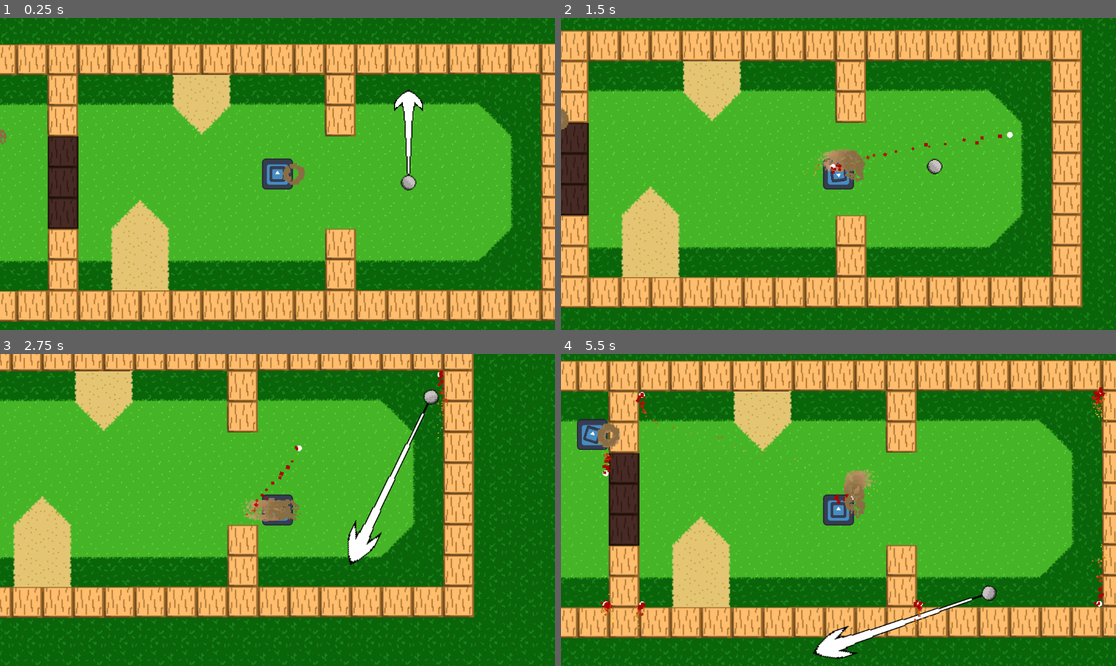
Above: before the commit, frames 1-4 (two rows, left to right).
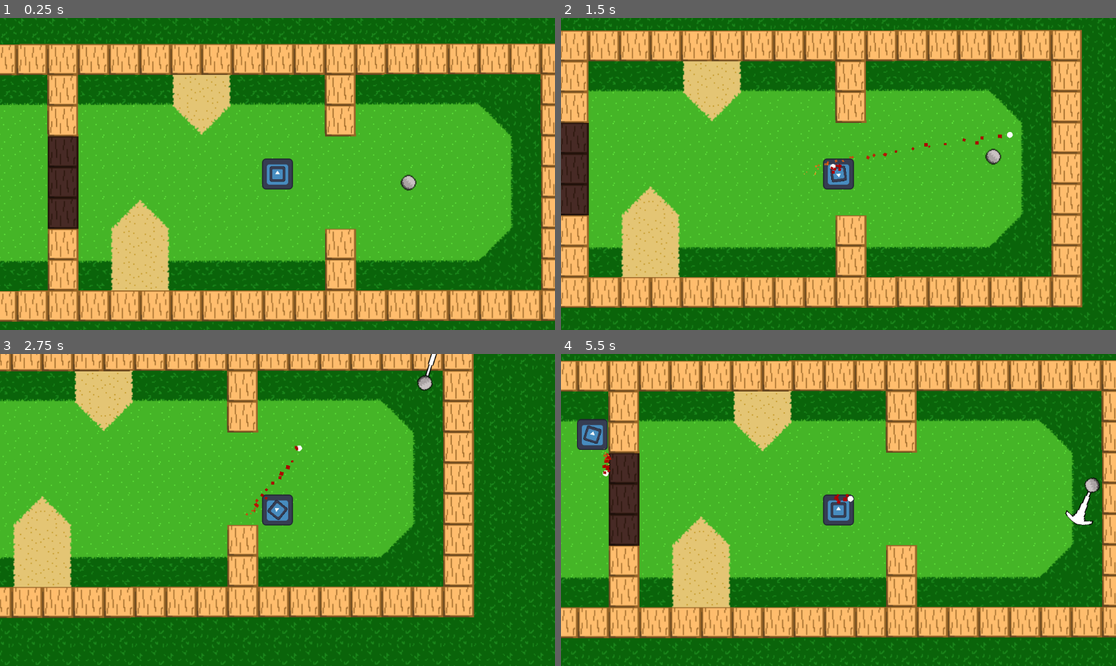
Above: after the commit, the same moments.

Repository: Sabertooth-Software/Bunker-Buster
Game: Godot game, scene res://Scenes/Levels/GolfTiles.tscn
The game is run twice, just before and just after one commit, with the same random seed, the same clock (stepped at 60 frames per second) and the same inputs. The engine's default icon, where the game draws it, is replaced by a stand-in: a white triangle on a blue panel in a dark square.
Inputs (mouse positions are in pixels of both pictures, inside the frame that each line leads up to):
- Up to frame 1 (0.25 s): no input
- Up to frame 2 (1.5 s): move the mouse to (960, 158) at 0.52 s; press the mouse at (960, 158) at 0.53 s; hold Right (right) 0.53-1.28 s; tap Space (shoot) at 0.8, 1.35 s; move the mouse to (727, 189) at 1.27 s; release the mouse at (727, 189) at 1.28 s; hold S (down) from 1.28 s (still down)
- Up to frame 3 (2.75 s): click (166, 525) at 1.55 s; move the mouse to (333, 441) at 2.02 s; release S (down) at 2.03 s; press the mouse at (333, 441) at 2.03 s; hold Right (right) from 2.03 s (still down); tap Space (shoot) at 2.3 s
- Up to frame 4 (5.5 s): move the mouse to (810, 572) at 2.77 s; release Right (right) at 2.78 s; release the mouse at (810, 572) at 2.78 s; hold Up (up) 2.78-3.53 s; tap Space (shoot) at 2.85, 3.8, 4.35, 5.3 s; click (810, 572) at 3.05 s; move the mouse to (1005, 556) at 3.52 s; press the mouse at (1005, 556) at 3.53 s; hold A (left) 3.53-5.03 s; move the mouse to (672, 463) at 4.27 s; release the mouse at (672, 463) at 4.28 s; click (672, 463) at 4.55 s; move the mouse to (866, 510) at 5.02 s; press the mouse at (866, 510) at 5.03 s; hold S (down) from 5.03 s (still down)

The runs differ from the first frame. In frame 1, 0.7% of the frame differs, in the area x 0-77%, y 22-54%; in frame 2, 0.8%; in frame 3, 1.9%; in frame 4, 2.6%, in the area x 6-100%, y 10-98%.

Commit message:
Arrow (#18)
* Arrow size

* Slow down

Diff:
--- a/Scenes/Bullet.tscn
+++ b/Scenes/Bullet.tscn
@@ -26,3 +26,9 @@
 mesh = SubResource("SphereMesh_plxgq")
 
 [node name="GPUParticles2D" parent="." instance=ExtResource("2_qjgw2")]
+
+[node name="Timer" type="Timer" parent="."]
+one_shot = true
+autostart = true
+
+[connection signal="timeout" from="Timer" to="." method="_on_timer_timeout"]
--- a/Scenes/Characters/player_tank.tscn
+++ b/Scenes/Characters/player_tank.tscn
@@ -6,7 +6,7 @@
 
 [node name="PlayerTank" instance=ExtResource("1_7d4p6")]
 collision_layer = 2
-collision_mask = 373
+collision_mask = 31
 script = ExtResource("1_yis1o")
 bullet = ExtResource("2_47anu")
 Speed = 70.0
--- a/Scenes/Characters/tank.tscn
+++ b/Scenes/Characters/tank.tscn
@@ -1,10 +1,12 @@
-[gd_scene load_steps=7 format=3 uid="uid://dfp2wtw5do8m7"]
+[gd_scene load_steps=9 format=3 uid="uid://dfp2wtw5do8m7"]
 
 [ext_resource type="Script" path="res://Scripts/Characters/Tank.gd" id="1_lnctx"]
 [ext_resource type="PackedScene" uid="uid://dhm8qd71af8hh" path="res://Scenes/Components/shooting_component.tscn" id="2_1hq3u"]
 [ext_resource type="Texture2D" uid="uid://vd7ap2v7wpfb" path="res://icon.svg" id="4_nunnb"]
 [ext_resource type="PackedScene" uid="uid://2dq276mqwnck" path="res://Scenes/Components/terrain_detector.tscn" id="4_w5nxv"]
 [ext_resource type="PackedScene" uid="uid://pcnyw7nwpaqa" path="res://Scenes/Components/TerrainParticleSpawner.tscn" id="5_wqme0"]
+[ext_resource type="PackedScene" uid="uid://4ea6nld8exji" path="res://Assets/Particles/hit_sand.tscn" id="6_5xvq7"]
+[ext_resource type="PackedScene" uid="uid://oolwahoot7m1" path="res://Assets/Particles/hole.tscn" id="7_13mp1"]
 
 [sub_resource type="RectangleShape2D" id="RectangleShape2D_sin31"]
 size = Vector2(32, 32)
@@ -34,6 +36,11 @@
 [node name="TerrainDetector" parent="." instance=ExtResource("4_w5nxv")]
 
 [node name="TerrainParticleSpawner" parent="." instance=ExtResource("5_wqme0")]
+terrain_map = {
+1: ExtResource("6_5xvq7"),
+2: ExtResource("7_13mp1"),
+3: ExtResource("6_5xvq7")
+}
 
 [connection signal="terrain_changed" from="TerrainDetector" to="." method="_on_terrain_detector_terrain_changed"]
 [connection signal="terrain_changed" from="TerrainDetector" to="TerrainParticleSpawner" method="_on_terrain_detector_terrain_changed"]
--- a/Scenes/Objects/golf_ball.tscn
+++ b/Scenes/Objects/golf_ball.tscn
@@ -1,13 +1,9 @@
-[gd_scene load_steps=8 format=3 uid="uid://7sckx3547nbi"]
+[gd_scene load_steps=7 format=3 uid="uid://7sckx3547nbi"]
 
 [ext_resource type="Texture2D" uid="uid://du2t4ebdidyeu" path="res://Assets/GolfBall.png" id="1_gpgr6"]
 [ext_resource type="Script" path="res://Scripts/Objects/golf_ball.gd" id="1_ka2a0"]
 [ext_resource type="Texture2D" uid="uid://7cevmelgguli" path="res://Assets/ArrowSprite.png" id="2_5yyv5"]
 [ext_resource type="PackedScene" uid="uid://2dq276mqwnck" path="res://Scenes/Components/terrain_detector.tscn" id="3_vy7mc"]
-
-[sub_resource type="PhysicsMaterial" id="PhysicsMaterial_ncb5b"]
-rough = true
-bounce = 1.0
 
 [sub_resource type="CircleShape2D" id="CircleShape2D_yno2n"]
 radius = 41.2689
@@ -16,18 +12,25 @@
 radius = 8.75
 
 [node name="GolfBall" type="RigidBody2D"]
-collision_layer = 16
-physics_material_override = SubResource("PhysicsMaterial_ncb5b")
+collision_layer = 2
+collision_mask = 11
 gravity_scale = 2.66454e-15
 continuous_cd = 1
+can_sleep = false
 script = ExtResource("1_ka2a0")
+terrain_map = {
+1: 0.85,
+2: 0.9,
+3: 0.99
+}
 
 [node name="Arrow" type="Sprite2D" parent="."]
+visible = false
 scale = Vector2(0.5, 0.5)
 texture = ExtResource("2_5yyv5")
 offset = Vector2(0, -97)
 
-[node name="Sprite2D" type="Sprite2D" parent="."]
+[node name="BallSprite" type="Sprite2D" parent="."]
 texture = ExtResource("1_gpgr6")
 
 [node name="GrabRange" type="Area2D" parent="."]
--- /dev/null
+++ b/ScoreTracker.gd
@@ -0,0 +1 @@
+extends Node
--- a/Scripts/Bullet.gd
+++ b/Scripts/Bullet.gd
@@ -11,3 +11,6 @@
 	add_collision_exception_with(_initiator)
 	global_position = _position
 	velocity = _velocity
+
+func _on_timer_timeout():
+	queue_free()
--- a/Scripts/Components/TerrainParticleSpawner.gd
+++ b/Scripts/Components/TerrainParticleSpawner.gd
@@ -10,7 +10,7 @@
 var current_turrain: Terrain.Type = Terrain.Type.GRASS
 
 func _physics_process(_delta):
-	spawn_particles()
+	pass
 
 func spawn_particles():
 	var particle: GPUParticles2D = terrain_map[current_turrain].instantiate()
--- a/Scripts/Objects/golf_ball.gd
+++ b/Scripts/Objects/golf_ball.gd
@@ -3,30 +3,40 @@
 @onready var terrain_detector: TerrainDetector = $TerrainDetector
 @onready var arrow: Node2D = $Arrow
 
+@export var terrain_map: Dictionary
+
+@export var max_shot_power: float = 100
+@export var speed_modifier: float = 500
+
 var _start_position: Vector2
 var _shoot_vector: Vector2
-
+var _deccel: float
 
 # Called when the node enters the scene tree for the first time.
 func _ready():
 	terrain_detector.terrain_changed.connect(_on_terrain_chnaged)
+	_deccel = terrain_map[Terrain.Type.GRASS]
 
-
-# Called every frame. 'delta' is the elapsed time since the previous frame.
 func _process(_delta):
 	if Input.is_action_just_pressed("putt"):
+		arrow.visible = true
 		_start_position = get_global_mouse_position()
 	if Input.is_action_pressed("putt"):
 		_shoot_vector = _start_position - get_global_mouse_position()
-		#print((_start_position - get_global_mouse_position()).normalized())
-		arrow.scale.y = 1
+		var proportion: float = clampf(_shoot_vector.length()/max_shot_power, 0, 1)
+		arrow.scale.y = proportion * .75
 		arrow.rotation = _shoot_vector.normalized().angle() + (PI/2)
 	if Input.is_action_just_released("putt"):
-		_shoot_vector = _shoot_vector.normalized() * 100
+		arrow.visible = false
+		_shoot_vector = _shoot_vector.normalized() * speed_modifier
 		apply_central_impulse(_shoot_vector)
 		arrow.scale.y = 0
 		ShotCounter.increase_shots()
 
+func _physics_process(delta):
+	var slow_vector: Vector2 = lerp(linear_velocity, Vector2.ZERO, _deccel) * -1
+	apply_central_impulse(slow_vector)
+
 
 func _on_terrain_chnaged(new_terrain: Terrain.Type):
-	print(new_terrain)
+	_deccel = terrain_map[new_terrain]
